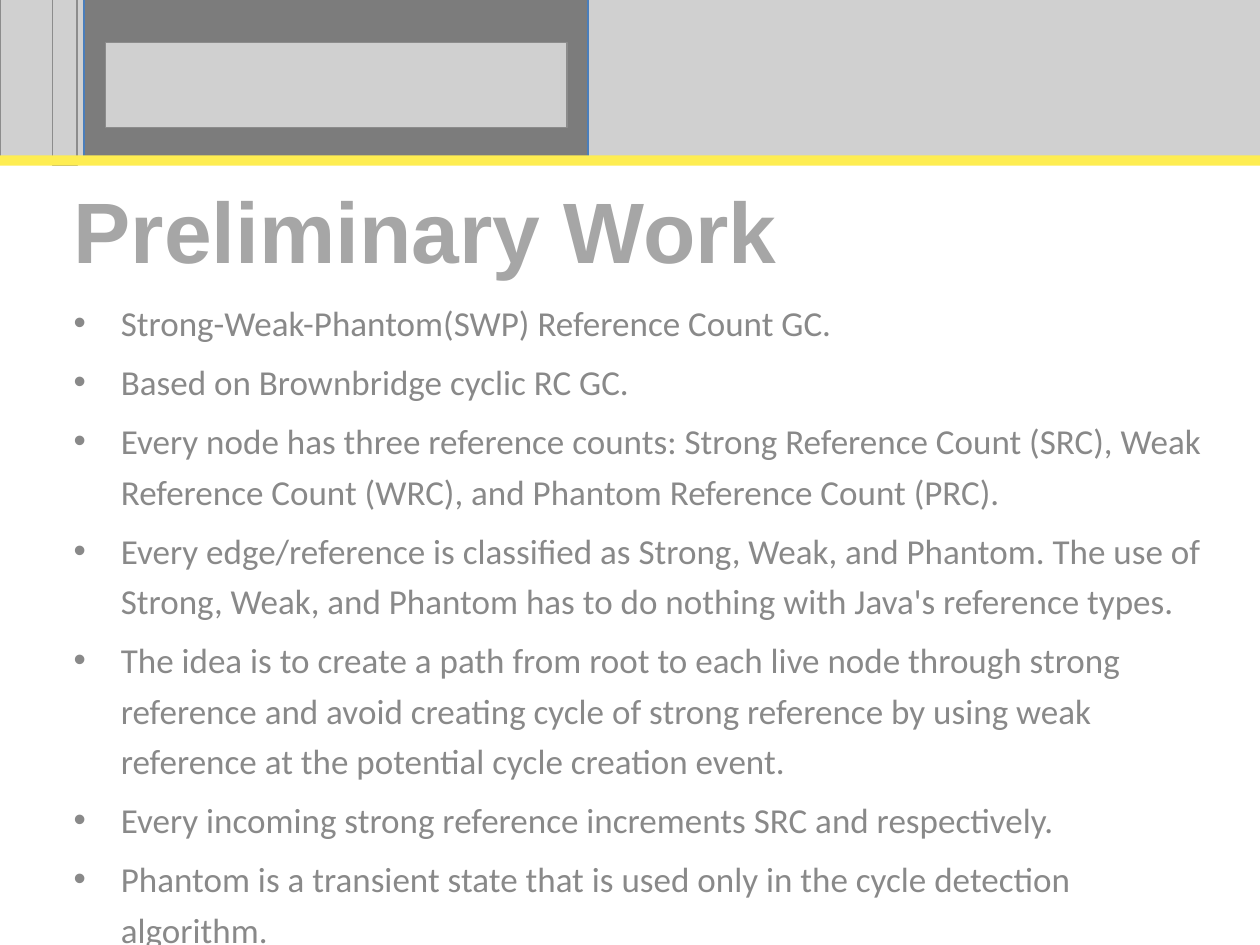
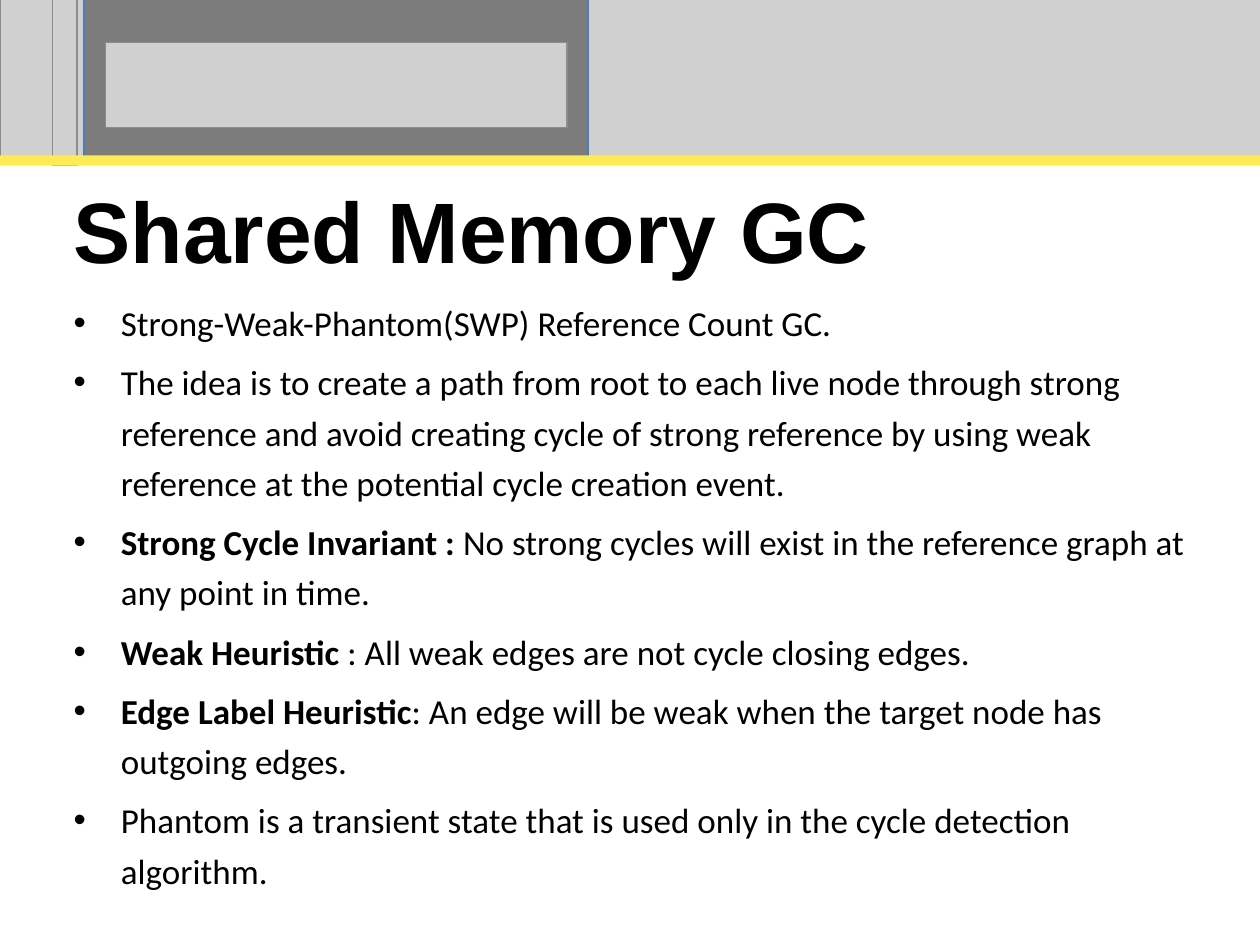
Before and after one commit to perpetualcoder/thesis, a slide deck: slide 31 of thesisppt/defense.ppt. Drawn at 1260x945 pixels with LibreOffice and Linux fonts; fonts in the diff are those of the drawing; grey boxes stand for pictures. Boxes give left, top, right and bottom in pixels: in the first picture for what was removed or moved away, otherwise in the second. Text is boxed around its words. In the diff, an @@ line names an element or a change of style, - is before the commit and + after.

Commit message:
more dia and ppt

```diff
--- a/thesisppt/defense.ppt
+++ b/thesisppt/defense.ppt
@@ title at [74,201,869,279]: text changed; text colour #A6A6A6 to #000000 @@
-Preliminary Work
+Shared Memory GC
@@ subtitle at [121,310,1120,890]: text colour #898989 to #000000 in "Strong-Weak-Phantom(SWP) Reference Count GC.", "The idea is to create a path ...", "Phantom is a transient state that is ..."; bullet colour #898989 to #000000 @@
@@ subtitle at [121,371,1201,620]: paragraphs removed @@
-• Based on Brownbridge cyclic RC GC.
-• Every node has three reference counts: Strong Reference Count (SRC), Weak Reference Count (WRC), and Phantom Reference Count (PRC).
-• Every edge/reference is classified as Strong, Weak, and Phantom. The use of Strong, Weak, and Phantom has to do nothing with Java's reference types.
@@ subtitle at [121,530,1184,780]: text changed; text colour #898989 to #000000 @@
-• Every incoming strong reference increments SRC and respectively.
+• Strong Cycle Invariant : No strong cycles will exist in the reference graph at any point in time.
+• Weak Heuristic : All weak edges are not cycle closing edges.
+• Edge Label Heuristic: An edge will be weak when the target node has outgoing edges.
```
Also in this commit, not shown: 20 other slides changed, 3 slides added, 4 slides removed, 8 other files.
